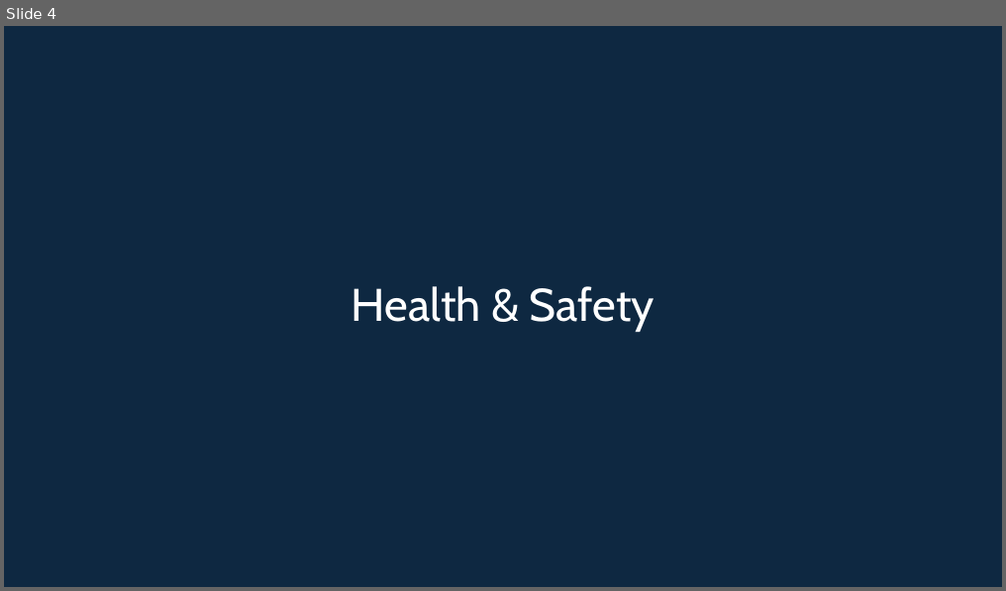
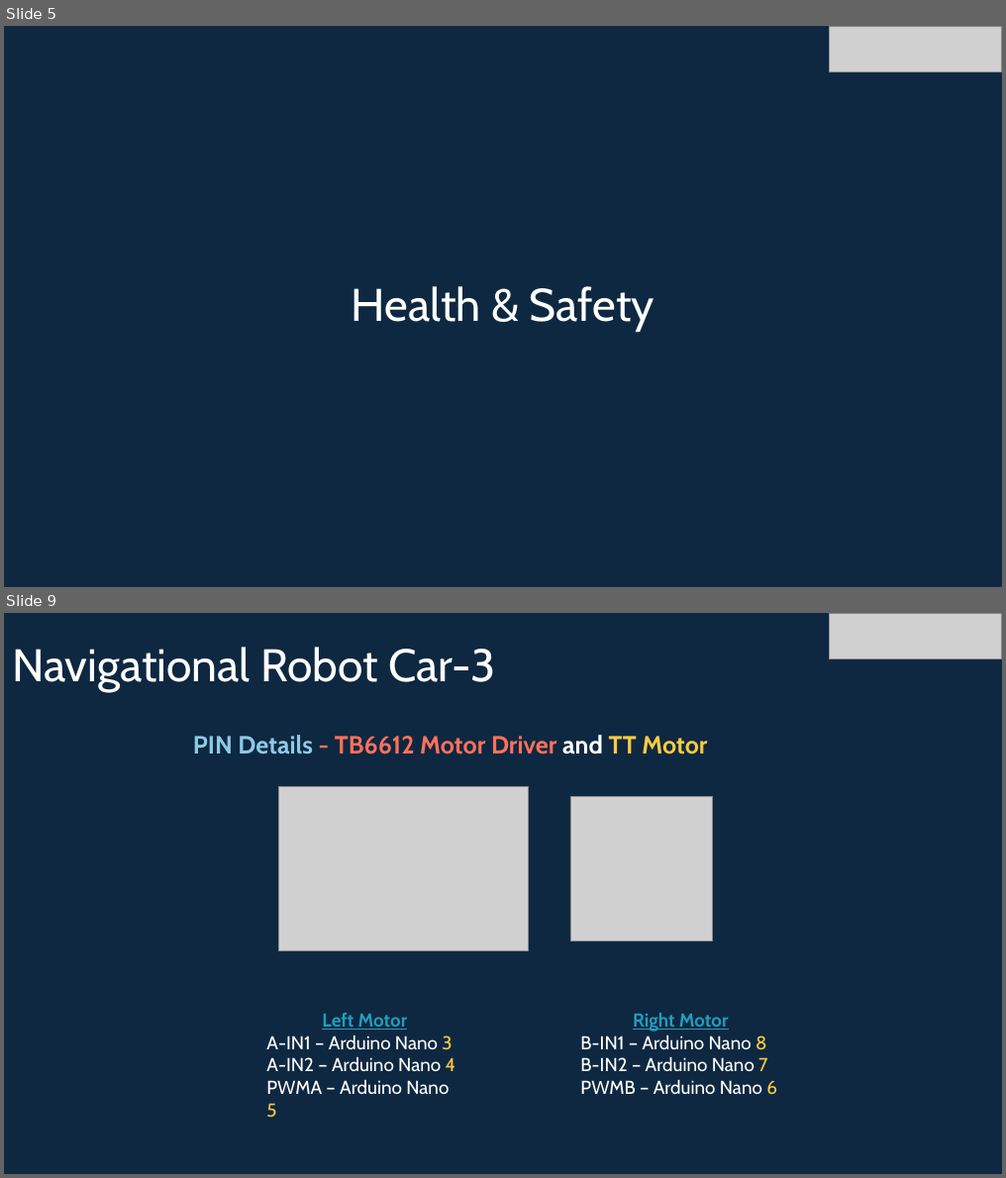
Before and after one commit to info-zas/Training, a slide deck: GPREC/05_Navigational_Robot_Car-2-Comms/ZASRobotics_Car-2.pptx. Shown one above the other, each under a label of ours: slide 4 before the commit, slides 5 and 9 after it; the slides between them are not shown. The pictures are 1006x591 and 1006x1178 pixels, drawn with LibreOffice and Linux fonts; fonts in the diff are those of the drawing; grey boxes stand for pictures. Boxes give left, top, right and bottom in pixels: in the first picture for what was removed or moved away, otherwise in the second. Text is boxed around its words. In the diff, an @@ line names an element or a change of style, - is before the commit and + after.

```diff
--- a/GPREC/05_Navigational_Robot_Car-2-Comms/ZASRobotics_Car-2.pptx
+++ b/GPREC/05_Navigational_Robot_Car-2-Comms/ZASRobotics_Car-2.pptx
@@ slide 9 added at (4,613,1002,1174), background #0E2841 @@
@@ picture added at (829,613,1001,660) @@
@@ title added at (12,647,496,692), 44 pt, text #FFFFFF @@
+Navigational Robot Car-3
@@ text added at (193,735,707,755), 24 pt, text #FF715B, bold @@
+PIN Details - TB6612 Motor Driver and TT Motor
@@ picture added at (279,786,528,952) @@
@@ picture added at (571,796,713,941) @@
@@ text added at (266,1013,456,1094), 18 pt, text #FFFFFF @@
+Left Motor
+A-IN1 – Arduino Nano 3
+A-IN2 – Arduino Nano 4
+PWMA – Arduino Nano 5
@@ text added at (580,1013,777,1095), 18 pt, text #FFFFFF @@
+Right Motor
+B-IN1 – Arduino Nano 8
+B-IN2 – Arduino Nano 7
+PWMB – Arduino Nano 6
@@ what was slide 4 is now slide 5 @@
@@ slide 5 changed as well @@
@@ picture added at (829,26,1001,73) @@
```
Also in this commit, not shown: 7 other slides changed, 8 other slides added, 4 slides removed.
